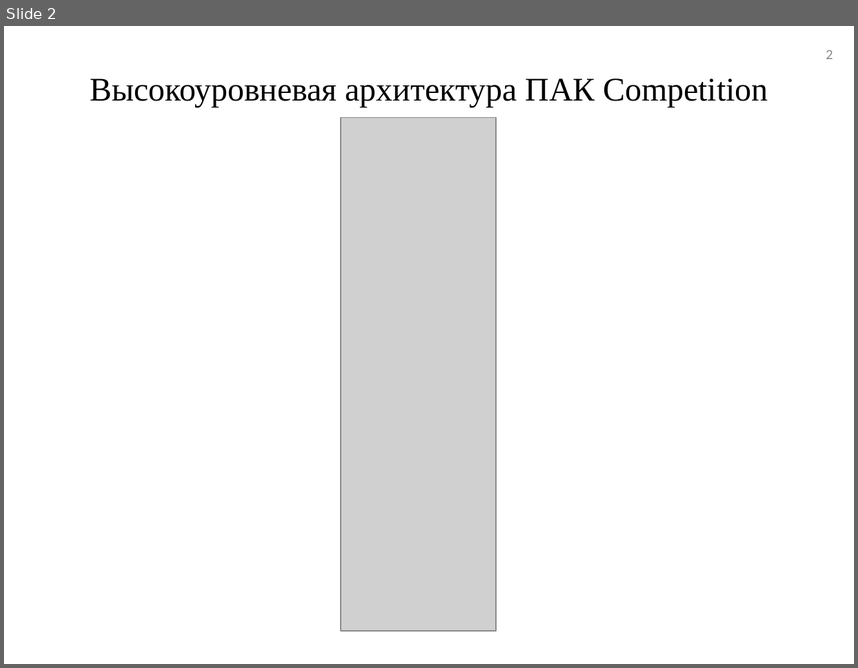
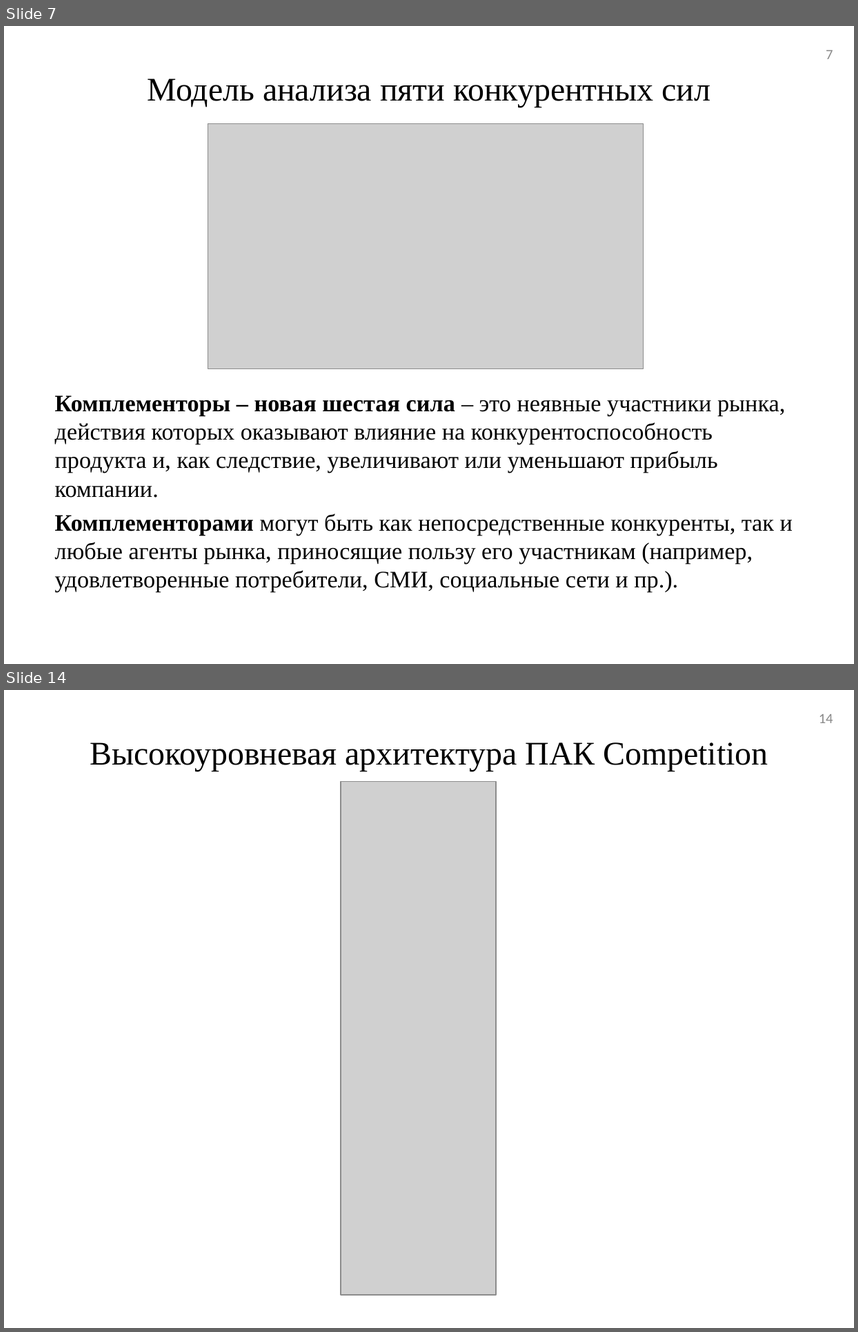
Before and after one commit to tehdoorsareopen/science, a slide deck: Предзащита/Презентация/Презентация_v01.ppt. Shown one above the other, each under a label of ours: slide 2 before the commit, slides 7 and 14 after it; the slides between them are not shown. The pictures are 858x668 and 858x1332 pixels, drawn with LibreOffice and Linux fonts; fonts in the diff are those of the drawing; grey boxes stand for pictures. Boxes give left, top, right and bottom in pixels: in the first picture for what was removed or moved away, otherwise in the second. Text is boxed around its words. In the diff, an @@ line names an element or a change of style, - is before the commit and + after.

```diff
--- a/Предзащита/Презентация/Презентация_v01.ppt
+++ b/Предзащита/Презентация/Презентация_v01.ppt
@@ slide 7 added at bbox=[4, 26, 854, 664], background #FFFFFF @@
@@ page number added at bbox=[826, 50, 833, 59], 12 pt, text #898989 @@
+7
@@ title added at bbox=[148, 78, 711, 107], 28 pt, text #000000 @@
+Модель анализа пяти конкурентных сил
@@ picture added at bbox=[208, 124, 643, 368] @@
@@ text added at bbox=[55, 395, 793, 592], 20 pt, text #000000 @@
+Комплементоры – новая шестая сила – это неявные участники рынка, действия которых оказывают влияние на конкурентоспособность продукта и, как следствие, увеличивают или уменьшают прибыль компании.
+Комплементорами могут быть как непосредственные конкуренты, так и любые агенты рынка, приносящие пользу его участникам (например, удовлетворенные потребители, СМИ, социальные сети и пр.).
@@ what was slide 2 is now slide 14 @@
@@ page number at bbox=[819, 714, 833, 723]: text changed @@
-2
+14
```
Also in this commit, not shown: 1 slide changed, 11 other slides added, 3 other files.
